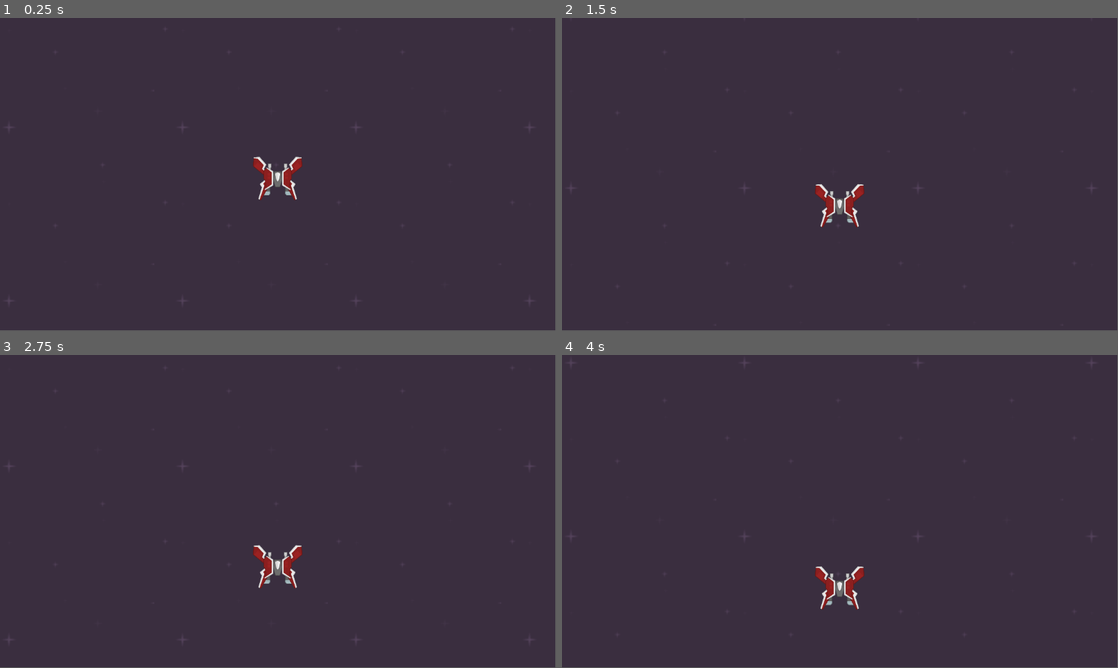
Above: before the commit, frames 1-4 (two rows, left to right).
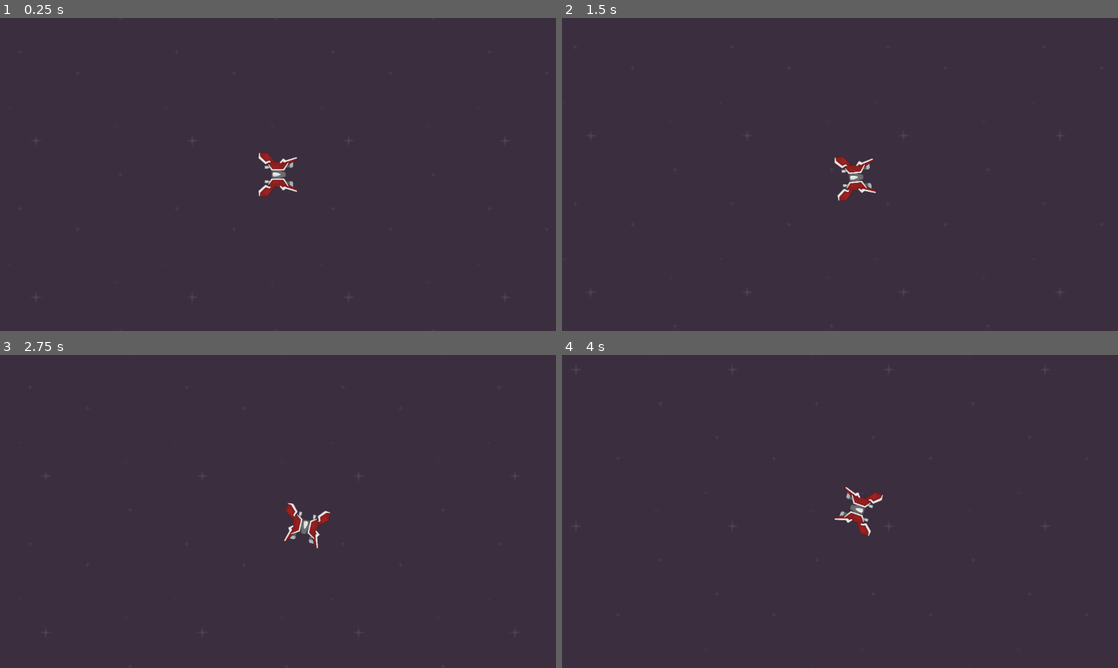
Above: after the commit, the same moments.

Repository: MisterIXI/GAKI
Game: Godot game, scene res://scenes/main_scene.tscn
Same seed, same stepped clock (60 frames per second), same inputs: the game is played once before the commit and once after it.
Inputs (mouse positions are in pixels of both pictures, inside the frame that each line leads up to):
- Up to frame 1 (0.25 s): no input
- Up to frame 2 (1.5 s): tap Enter at 0.5 s; move the mouse to (962, 158) at 0.52 s; hold D (move_right, bound only after the commit) 0.53-1.28 s; tap Space (boost, bound only after the commit) at 0.6, 1.35 s; click (962, 158) at 0.67 s; move the mouse to (728, 190) at 1.27 s; hold S (move_down, bound only after the commit) from 1.28 s (still down); click (728, 190) at 1.42 s
- Up to frame 3 (2.75 s): move the mouse to (333, 442) at 2.02 s; release S (move_down, bound only after the commit) at 2.03 s; hold D (move_right, bound only after the commit) from 2.03 s (still down); tap Space (boost, bound only after the commit) at 2.1 s; click (333, 442) at 2.17 s
- Up to frame 4 (4 s): move the mouse to (812, 574) at 2.77 s; release D (move_right, bound only after the commit) at 2.78 s; hold W (move_up, bound only after the commit) 2.78-3.53 s; tap Space (boost, bound only after the commit) at 2.85, 3.6 s; click (812, 574) at 2.92 s; move the mouse to (1006, 558) at 3.52 s; hold A (move_left, bound only after the commit) from 3.53 s (still down); click (1006, 558) at 3.67 s
In our replay, the window is 799x449 before the commit and 800x450 after it. These sizes can differ from the game's own. Grey fills any space a smaller window leaves; there, only what the larger window draws over its background counts as a difference.

The runs differ from the first frame. In frame 1, 0.8% of the frame differs, in the area x 1-96%, y 34-91%; in frame 2, 1.0%; in frame 3, 1.1%; in frame 4, 1.1%, in the area x 1-96%, y 2-82%.

Commit message:
e02_05 controls

Diff:
--- /dev/null
+++ b/bot-brawl-exercise/components/manual_control.gd
@@ -0,0 +1,54 @@
+@icon("res://assets/icons/node_steering.svg")
+class_name ManualControl
+extends Node
+
+@export var is_enabled: bool = true
+@onready var player: SpaceShip = get_parent()
+var camera: Camera2D
+var camera_zoom_tween: Tween
+var camera_zoom = 1
+
+const ZOOM_FACTOR = 0.1
+const MAX_ZOOM = 3.5
+const MIN_ZOOM = 0.3
+
+func _ready():
+	camera = get_node_or_null("../Camera2D")
+	if not camera:
+		push_error("No Camera found to control, disabling camera controls...")
+
+func _physics_process(_delta):
+	if not is_enabled:
+		return
+	player.targeting_point = player.get_global_mouse_position()
+
+func _input(event):
+	if event is InputEventMouseButton:
+		var mouse_event: InputEventMouseButton = event
+		if mouse_event.button_index == MOUSE_BUTTON_LEFT and mouse_event.pressed:
+			player.shoot_primary()
+		if mouse_event.button_index == MOUSE_BUTTON_RIGHT and mouse_event.pressed:
+			player.shoot_secondary()
+		if camera:
+			if mouse_event.button_index == MOUSE_BUTTON_WHEEL_UP and mouse_event.pressed:
+				var factor = clamp(camera_zoom * (1 + ZOOM_FACTOR), MIN_ZOOM, MAX_ZOOM)
+				_zoom_camera_to(factor)
+			elif mouse_event.button_index == MOUSE_BUTTON_WHEEL_DOWN and mouse_event.pressed:
+				var factor = clamp(camera_zoom * (1 - ZOOM_FACTOR), MIN_ZOOM, MAX_ZOOM)
+				_zoom_camera_to(factor)
+			elif mouse_event.button_index == MOUSE_BUTTON_MIDDLE and mouse_event.pressed:
+				_zoom_camera_to(1)
+	elif event is InputEventKey:
+		player.acceleration_input = Input.get_vector("move_left", "move_right", "move_up", "move_down")
+		if event.is_action("boost"):
+			player.is_boosting = event.pressed
+
+
+func _zoom_camera_to(factor: float):
+	if not camera:
+		push_warning("Zoom camera called without camera, aborting...")
+	if camera_zoom_tween:
+		camera_zoom_tween.kill()
+	camera_zoom_tween = camera.create_tween()
+	camera_zoom_tween.tween_property(camera, "zoom", Vector2(factor, factor), 0.05)
+	camera_zoom = factor
--- a/bot-brawl-exercise/project.godot
+++ b/bot-brawl-exercise/project.godot
@@ -15,6 +15,11 @@
 config/features=PackedStringArray("4.5", "Forward Plus")
 config/icon="res://icon.svg"
 
+[display]
+
+window/size/viewport_width=1280
+window/size/viewport_height=720
+
 [file_customization]
 
 folder_colors={
@@ -26,3 +31,35 @@
 "res://scenes/": "blue",
 "res://scenes/_debug/": "pink"
 }
+
+[input]
+
+move_right={
+"deadzone": 0.2,
+"events": [Object(InputEventKey,"resource_local_to_scene":false,"resource_name":"","device":-1,"window_id":0,"alt_pressed":false,"shift_pressed":false,"ctrl_pressed":false,"meta_pressed":false,"pressed":false,"keycode":0,"physical_keycode":68,"key_label":0,"unicode":100,"location":0,"echo":false,"script":null)
+]
+}
+move_left={
+"deadzone": 0.2,
+"events": [Object(InputEventKey,"resource_local_to_scene":false,"resource_name":"","device":-1,"window_id":0,"alt_pressed":false,"shift_pressed":false,"ctrl_pressed":false,"meta_pressed":false,"pressed":false,"keycode":0,"physical_keycode":65,"key_label":0,"unicode":97,"location":0,"echo":false,"script":null)
+]
+}
+move_up={
+"deadzone": 0.2,
+"events": [Object(InputEventKey,"resource_local_to_scene":false,"resource_name":"","device":-1,"window_id":0,"alt_pressed":false,"shift_pressed":false,"ctrl_pressed":false,"meta_pressed":false,"pressed":false,"keycode":0,"physical_keycode":87,"key_label":0,"unicode":119,"location":0,"echo":false,"script":null)
+]
+}
+move_down={
+"deadzone": 0.2,
+"events": [Object(InputEventKey,"resource_local_to_scene":false,"resource_name":"","device":-1,"window_id":0,"alt_pressed":false,"shift_pressed":false,"ctrl_pressed":false,"meta_pressed":false,"pressed":false,"keycode":0,"physical_keycode":83,"key_label":0,"unicode":115,"location":0,"echo":false,"script":null)
+]
+}
+boost={
+"deadzone": 0.2,
+"events": [Object(InputEventKey,"resource_local_to_scene":false,"resource_name":"","device":-1,"window_id":0,"alt_pressed":false,"shift_pressed":false,"ctrl_pressed":false,"meta_pressed":false,"pressed":false,"keycode":0,"physical_keycode":32,"key_label":0,"unicode":32,"location":0,"echo":false,"script":null)
+]
+}
+
+[physics]
+
+2d/default_gravity=0.0
--- a/bot-brawl-exercise/scenes/main_scene.tscn
+++ b/bot-brawl-exercise/scenes/main_scene.tscn
@@ -1,10 +1,12 @@
-[gd_scene load_steps=8 format=3 uid="uid://dig1s53xpnhhd"]
+[gd_scene load_steps=10 format=3 uid="uid://dig1s53xpnhhd"]
 
 [ext_resource type="Texture2D" uid="uid://7uy70k68fklk" path="res://assets/kenney/Backgrounds/darkPurple.png" id="1_w2twt"]
 [ext_resource type="Material" uid="uid://hrcwv1dsr3fn" path="res://components/materials/team_col_mat.tres" id="2_7ykc4"]
+[ext_resource type="Script" uid="uid://cvh7hea4hscm3" path="res://scenes/space_ship/space_ship.gd" id="2_c16ls"]
 [ext_resource type="Texture2D" uid="uid://li8obdodi5t8" path="res://assets/kenney/Ships/spaceShips_005.png" id="2_pw63i"]
 [ext_resource type="Script" uid="uid://bsd1op3prbby8" path="res://components/health_component.gd" id="4_pu3yx"]
 [ext_resource type="Script" uid="uid://dxlrjbl102iug" path="res://components/health_bar.gd" id="5_gubc5"]
+[ext_resource type="Script" uid="uid://dtj16nbsg7yd8" path="res://components/manual_control.gd" id="6_rt2n2"]
 
 [sub_resource type="StyleBoxFlat" id="StyleBoxFlat_gubc5"]
 bg_color = Color(0.33333334, 0.33333334, 0.33333334, 0.39215687)
@@ -23,6 +25,7 @@
 texture = ExtResource("1_w2twt")
 
 [node name="PlayerShip" type="RigidBody2D" parent="."]
+script = ExtResource("2_c16ls")
 
 [node name="ShipSprite" type="Sprite2D" parent="PlayerShip"]
 material = ExtResource("2_7ykc4")
@@ -57,3 +60,7 @@
 show_percentage = false
 script = ExtResource("5_gubc5")
 metadata/_custom_type_script = "uid://dxlrjbl102iug"
+
+[node name="ManualControl" type="Node" parent="PlayerShip"]
+script = ExtResource("6_rt2n2")
+metadata/_custom_type_script = "uid://dtj16nbsg7yd8"
--- /dev/null
+++ b/bot-brawl-exercise/scenes/space_ship/space_ship.gd
@@ -0,0 +1,49 @@
+class_name SpaceShip
+extends RigidBody2D
+
+@export var speed: float = 500
+@export var acceleration: float = 1000
+
+var is_thrusting : bool = false:
+	set(val):
+		is_thrusting = val
+		thrusting_changed.emit(is_thrusting)
+var is_boosting : bool = false:
+	set(val):
+		is_boosting = val
+		boosting_changed.emit(is_boosting)
+
+var targeting_point: Vector2 = Vector2.ZERO
+var acceleration_input: Vector2 = Vector2.ZERO
+
+signal thrusting_changed(is_thrusting: bool)
+signal boosting_changed(is_boosting: bool)
+signal primary_fire_triggered()
+signal secondary_fire_triggered()
+signal damaged(damage: float)
+
+func _ready():
+	add_to_group("ship")
+
+func _physics_process(_delta):
+	# handle acceleration input
+	apply_central_force(acceleration_input * acceleration)
+	# handle aiming
+	look_at(targeting_point)
+	rotation_degrees += 90
+
+	check_for_thrusting_state()
+
+func check_for_thrusting_state() -> void:
+	if acceleration_input.is_zero_approx() != not is_thrusting:
+		is_thrusting = !is_thrusting
+		thrusting_changed.emit(is_thrusting)
+
+func shoot_primary():
+	primary_fire_triggered.emit()
+
+func shoot_secondary():
+	secondary_fire_triggered.emit()
+
+func take_damage(damage: float):
+	damaged.emit(damage)
Not shown, added: bot-brawl-exercise/components/manual_control.gd.uid
Not shown, added: bot-brawl-exercise/scenes/space_ship/space_ship.gd.uid
